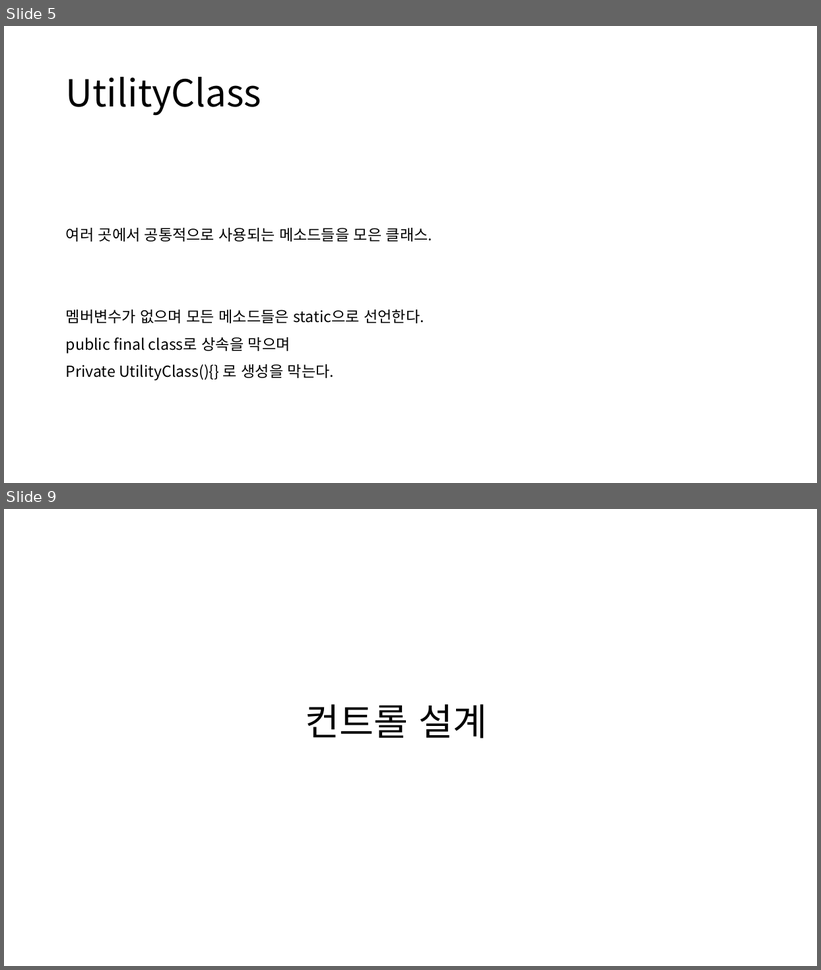
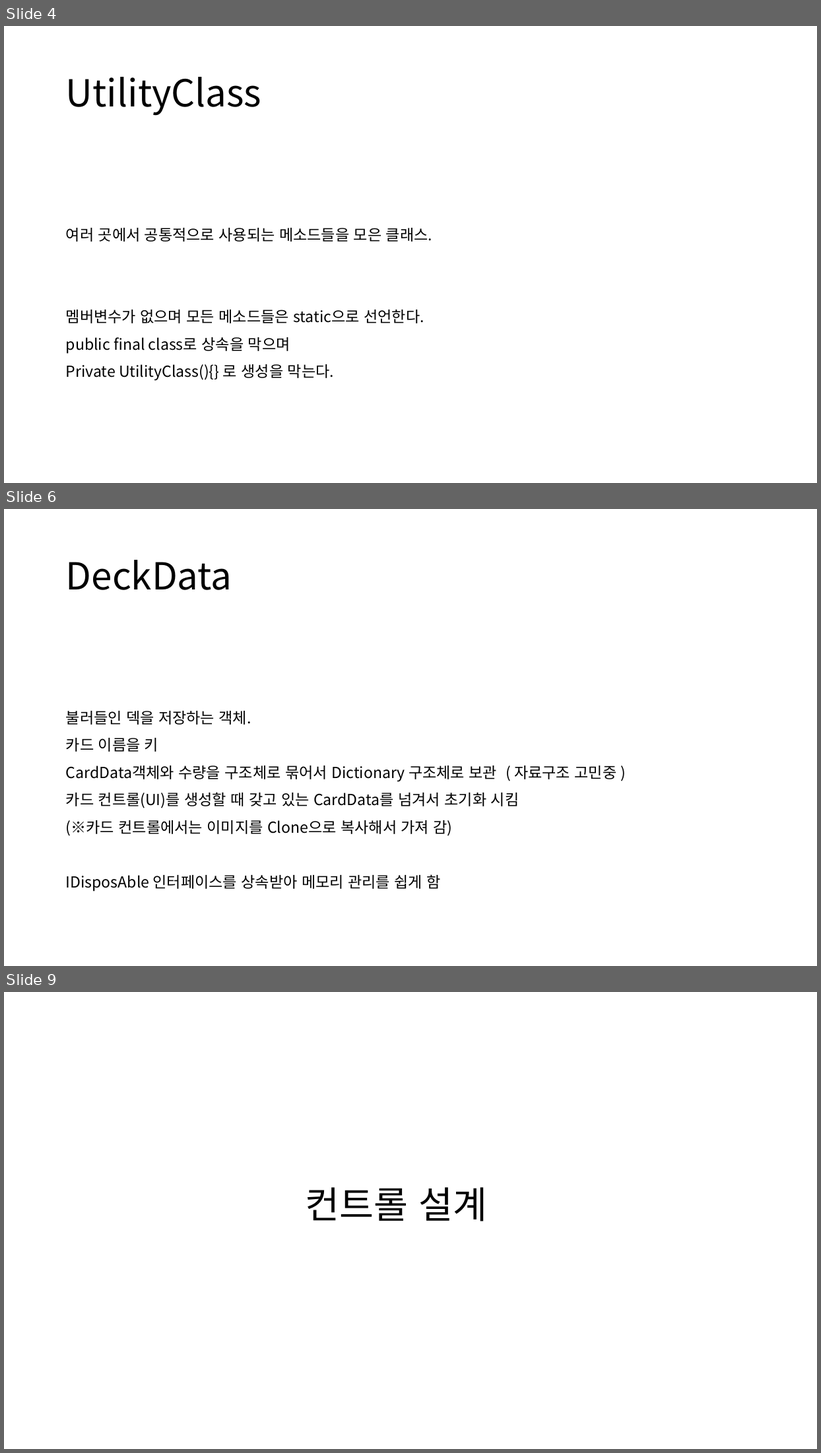
Before and after one commit to poro912/TaroDesktopPrivate, a slide deck: Document/타로 상세 설계서.pptx. Shown one above the other, each under a label of ours: slides 5 and 9 before the commit, slides 4, 6 and 9 after it; the slides between them are not shown. The pictures are 821x970 and 821x1453 pixels, drawn with LibreOffice and Linux fonts; fonts in the diff are those of the drawing. Boxes give left, top, right and bottom in pixels: in the first picture for what was removed or moved away, otherwise in the second. Text is boxed around its words. In the diff, an @@ line names an element or a change of style, - is before the commit and + after.

Commit message:
Revert "폴더 구조 추가 및 상서 설계서 수정"
This reverts commit ebce7d17fbe047e5866f556eb8d5f3d90b09b88a.

```diff
--- a/Document/타로 상세 설계서.pptx
+++ b/Document/타로 상세 설계서.pptx
@@ slide 6 added at box(4, 509, 817, 966), background #FFFFFF @@
@@ title added at box(66, 560, 232, 590), 44 pt, text #000000 @@
+DeckData
@@ text added at box(66, 711, 617, 892), 18 pt, text #000000 @@
+불러들인 덱을 저장하는 객체.
+카드 이름을 키
+CardData객체와 수량을 구조체로 묶어서 Dictionary 구조체로 보관 ( 자료구조 고민중 )
+카드 컨트롤(UI)를 생성할 때 갖고 있는 CardData를 넘겨서 초기화 시킴
+(※카드 컨트롤에서는 이미지를 Clone으로 복사해서 가져 감)
+IDisposAble 인터페이스를 상속받아 메모리 관리를 쉽게 함
@@ what was slide 5 is now slide 4 @@
```
Also in this commit, not shown: 4 slides changed, 3 other slides added, 12 slides removed.
